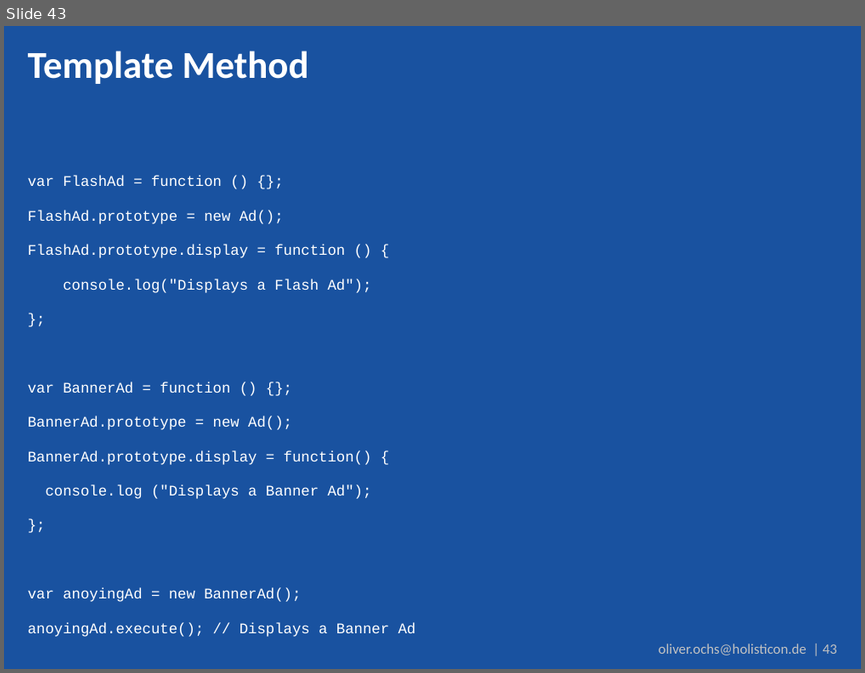
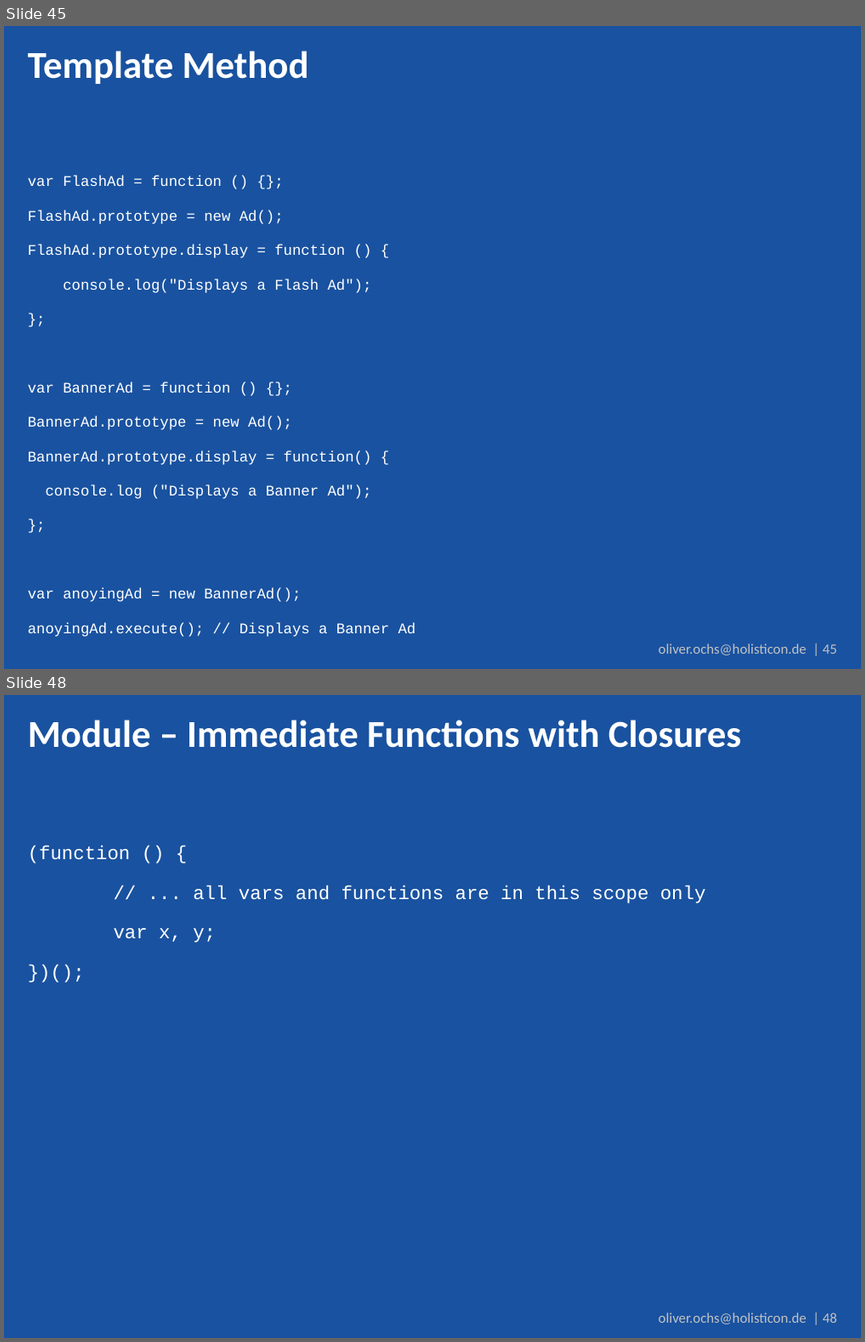
Before and after one commit to simonox/js-workshop, a slide deck: Tag 2.pptx. Shown one above the other, each under a label of ours: slide 43 before the commit, slides 45 and 48 after it; the slides between them are not shown. The pictures are 865x673 and 865x1342 pixels, drawn with LibreOffice and Linux fonts; fonts in the diff are those of the drawing; background and template pictures are left out. Boxes give left, top, right and bottom in pixels: in the first picture for what was removed or moved away, otherwise in the second. Text is boxed around its words. In the diff, an @@ line names an element or a change of style, - is before the commit and + after.

Commit message:
Added Module Pattern to go straight into CommonJS / AMD

```diff
--- a/Tag 2.pptx
+++ b/Tag 2.pptx
@@ slide 48 added at bbox=[4, 695, 861, 1338], background #1952A0; not listed: 1 template element that a slide beside it also shows @@
@@ title added at bbox=[28, 720, 742, 748], 32 pt, text #FFFFFF, bold @@
+Module – Immediate Functions with Closures
@@ text added at bbox=[28, 845, 706, 942], 16 pt, text #FFFFFF @@
+(function () {
+// ... all vars and functions are in this scope only
+var x, y;
+})();
@@ what was slide 43 is now slide 45 @@
@@ text at bbox=[658, 643, 837, 655]: text changed @@
-oliver.ochs@holisticon.de | 43
+oliver.ochs@holisticon.de | 45
```
Also in this commit, not shown: 2 slides changed, 15 other slides added.
